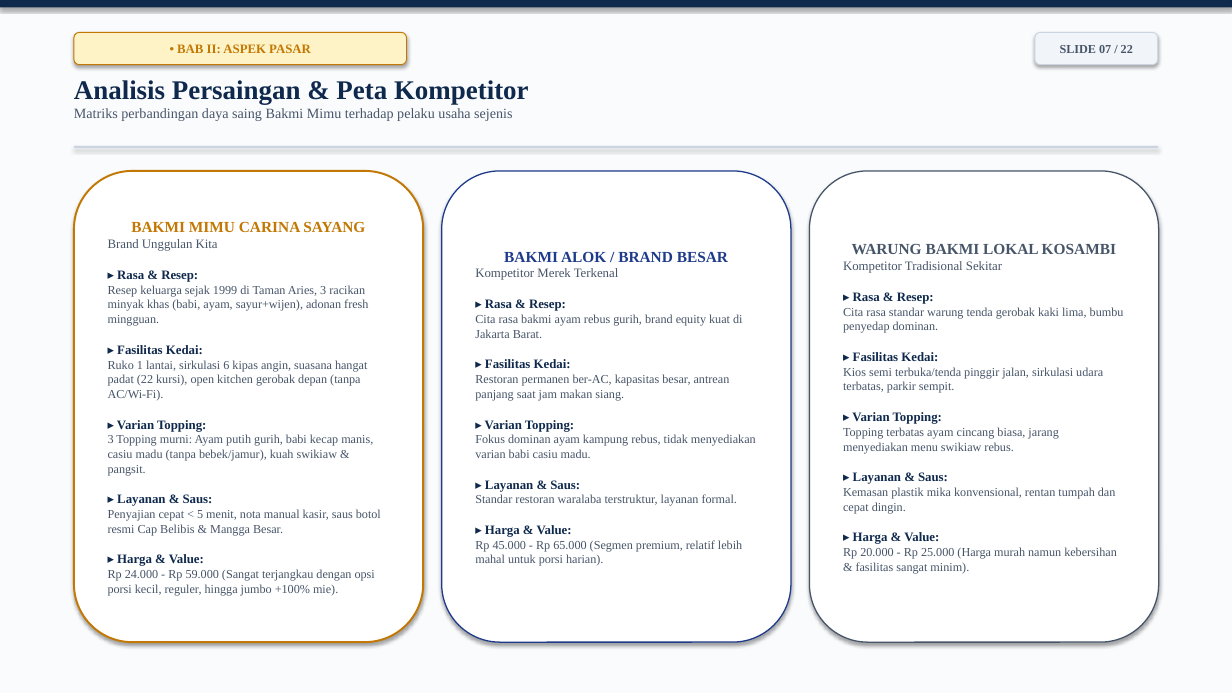
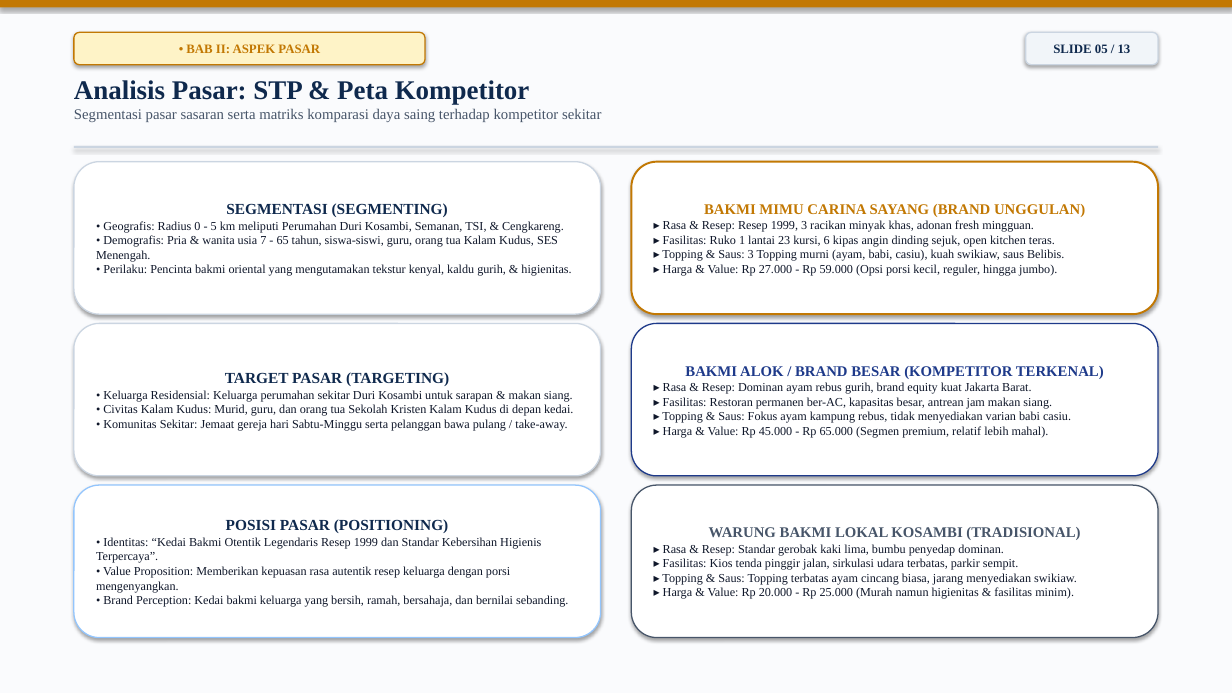
Before and after one commit to arthurfreelanceinquiries-alt/SKB-Bakmi-Mimu, a slide deck: slide 5 of naskah utama/Presentasi_SKB_Bakmi_Mimu_Carina_Sayang.pptx (slide 7 before the commit). Drawn at 1232x693 pixels with LibreOffice and Linux fonts; fonts in the diff are those of the drawing. Boxes give left, top, right and bottom in pixels: in the first picture for what was removed or moved away, otherwise in the second. Text is boxed around its words. In the diff, an @@ line names an element or a change of style, - is before the commit and + after.

```diff
--- a/naskah utama/Presentasi_SKB_Bakmi_Mimu_Carina_Sayang.pptx
+++ b/naskah utama/Presentasi_SKB_Bakmi_Mimu_Carina_Sayang.pptx
@@ rectangle at (0,0,1232,7): fill #0F294D to #C27803 @@
@@ rounded rectangle "• BAB II: ASPEK PASAR": place and size @@
-rounded rectangle "• BAB II: ASPEK PASAR" at (74,32,407,65)
+rounded rectangle "• BAB II: ASPEK PASAR" at (74,32,425,65)
@@ rounded rectangle "• BAB II: ASPEK PASAR" at (74,32,425,65): outline #C27803 0.75 pt to #C27803 1 pt @@
@@ rounded rectangle "SLIDE 05 / 13": place and size @@
-rounded rectangle "SLIDE 05 / 13" at (1035,32,1158,65)
+rounded rectangle "SLIDE 05 / 13" at (1026,32,1158,65)
@@ rounded rectangle "SLIDE 05 / 13" at (1026,32,1158,65): outline #CBD5E1 0.75 pt to #CBD5E1 1 pt @@
@@ text in rounded rectangle at (1053,44,1131,53): text changed; size 9.5 to 10 pt; text colour #475569 to #0F294D @@
-SLIDE 07 / 22
+SLIDE 05 / 13
@@ text at (74,80,601,122): text changed; size 11 to 11.5 pt @@
-Analisis Persaingan & Peta Kompetitor
-Matriks perbandingan daya saing Bakmi Mimu terhadap pelaku usaha sejenis
+Analisis Pasar: STP & Peta Kompetitor
+Segmentasi pasar sasaran serta matriks komparasi daya saing terhadap kompetitor sekitar
@@ rounded rectangle "SEGMENTASI (SEGMENTING)": place and size @@
-rounded rectangle "SEGMENTASI (SEGMENTING)" at (74,171,423,642)
+rounded rectangle "SEGMENTASI (SEGMENTING)" at (74,162,601,314)
@@ rounded rectangle "SEGMENTASI (SEGMENTING)" at (74,162,601,314): outline #C27803 1.5 pt to #CBD5E1 1 pt @@
@@ rounded rectangle added at (631,162,1158,314), fill #FFFFFF, outline #C27803 1.5 pt, 9.5 pt, text #0F172A @@
+BAKMI MIMU CARINA SAYANG (BRAND UNGGULAN)
+▸ Rasa & Resep: Resep 1999, 3 racikan minyak khas, adonan fresh mingguan.
+▸ Fasilitas: Ruko 1 lantai 23 kursi, 6 kipas angin dinding sejuk, open kitchen teras.
+▸ Topping & Saus: 3 Topping murni (ayam, babi, casiu), kuah swikiaw, saus Belibis.
+▸ Harga & Value: Rp 27.000 - Rp 59.000 (Opsi porsi kecil, reguler, hingga jumbo).
@@ text in rounded rectangle at (96,203,571,276): text changed; text colour #475569 to #0F172A @@
-BAKMI MIMU CARINA SAYANG
-Brand Unggulan Kita
-▸ Rasa & Resep:
-Resep keluarga sejak 1999 di Taman Aries, 3 racikan minyak khas (babi, ayam, sayur+wijen), adonan fresh mingguan.
-▸ Fasilitas Kedai:
-Ruko 1 lantai, sirkulasi 6 kipas angin, suasana hangat padat (22 kursi), open kitchen gerobak depan (tanpa AC/Wi-Fi).
-▸ Varian Topping:
-3 Topping murni: Ayam putih gurih, babi kecap manis, casiu madu (tanpa bebek/jamur), kuah swikiaw & pangsit.
-▸ Layanan & Saus:
-Penyajian cepat < 5 menit, nota manual kasir, saus botol resmi Cap Belibis & Mangga Besar.
-▸ Harga & Value:
-Rp 24.000 - Rp 59.000 (Sangat terjangkau dengan opsi porsi kecil, reguler, hingga jumbo +100% mie).
+SEGMENTASI (SEGMENTING)
+• Geografis: Radius 0 - 5 km meliputi Perumahan Duri Kosambi, Semanan, TSI, & Cengkareng.
+• Demografis: Pria & wanita usia 7 - 65 tahun, siswa-siswi, guru, orang tua Kalam Kudus, SES Menengah.
+• Perilaku: Pencinta bakmi oriental yang mengutamakan tekstur kenyal, kaldu gurih, & higienitas.
@@ rounded rectangle added at (74,323,601,476), fill #FFFFFF, outline #CBD5E1 1 pt, 9.5 pt, text #0F172A @@
+TARGET PASAR (TARGETING)
+• Keluarga Residensial: Keluarga perumahan sekitar Duri Kosambi untuk sarapan & makan siang.
+• Civitas Kalam Kudus: Murid, guru, dan orang tua Sekolah Kristen Kalam Kudus di depan kedai.
+• Komunitas Sekitar: Jemaat gereja hari Sabtu-Minggu serta pelanggan bawa pulang / take-away.
@@ rounded rectangle "BAKMI ALOK / BRAND BESAR ...": place and size @@
-rounded rectangle "BAKMI ALOK / BRAND BESAR ..." at (442,171,791,642)
+rounded rectangle "BAKMI ALOK / BRAND BESAR ..." at (631,323,1158,476)
@@ text in rounded rectangle at (662,366,1104,437): text changed; text colour #475569 to #0F172A @@
-BAKMI ALOK / BRAND BESAR
-Kompetitor Merek Terkenal
-▸ Rasa & Resep:
-Cita rasa bakmi ayam rebus gurih, brand equity kuat di Jakarta Barat.
-▸ Fasilitas Kedai:
-Restoran permanen ber-AC, kapasitas besar, antrean panjang saat jam makan siang.
-▸ Varian Topping:
-Fokus dominan ayam kampung rebus, tidak menyediakan varian babi casiu madu.
-▸ Layanan & Saus:
-Standar restoran waralaba terstruktur, layanan formal.
-▸ Harga & Value:
-Rp 45.000 - Rp 65.000 (Segmen premium, relatif lebih mahal untuk porsi harian).
+BAKMI ALOK / BRAND BESAR (KOMPETITOR TERKENAL)
+▸ Rasa & Resep: Dominan ayam rebus gurih, brand equity kuat Jakarta Barat.
+▸ Fasilitas: Restoran permanen ber-AC, kapasitas besar, antrean jam makan siang.
+▸ Topping & Saus: Fokus ayam kampung rebus, tidak menyediakan varian babi casiu.
+▸ Harga & Value: Rp 45.000 - Rp 65.000 (Segmen premium, relatif lebih mahal).
@@ rounded rectangle added at (74,485,601,638), fill #FFFFFF, outline #93C5FD 1 pt, 9.5 pt, text #0F172A @@
+POSISI PASAR (POSITIONING)
+• Identitas: “Kedai Bakmi Otentik Legendaris Resep 1999 dan Standar Kebersihan Higienis Terpercaya”.
+• Value Proposition: Memberikan kepuasan rasa autentik resep keluarga dengan porsi mengenyangkan.
+• Brand Perception: Kedai bakmi keluarga yang bersih, ramah, bersahaja, dan bernilai sebanding.
@@ rounded rectangle "WARUNG BAKMI LOKAL KOSAMBI (TRADISIONAL)": place and size @@
-rounded rectangle "WARUNG BAKMI LOKAL KOSAMBI (TRADISIONAL)" at (810,171,1159,642)
+rounded rectangle "WARUNG BAKMI LOKAL KOSAMBI (TRADISIONAL)" at (631,485,1158,638)
@@ text in rounded rectangle at (662,527,1080,599): text changed; text colour #475569 to #0F172A @@
-WARUNG BAKMI LOKAL KOSAMBI
-Kompetitor Tradisional Sekitar
-▸ Rasa & Resep:
-Cita rasa standar warung tenda gerobak kaki lima, bumbu penyedap dominan.
-▸ Fasilitas Kedai:
-Kios semi terbuka/tenda pinggir jalan, sirkulasi udara terbatas, parkir sempit.
-▸ Varian Topping:
-Topping terbatas ayam cincang biasa, jarang menyediakan menu swikiaw rebus.
-▸ Layanan & Saus:
-Kemasan plastik mika konvensional, rentan tumpah dan cepat dingin.
-▸ Harga & Value:
-Rp 20.000 - Rp 25.000 (Harga murah namun kebersihan & fasilitas sangat minim).
+WARUNG BAKMI LOKAL KOSAMBI (TRADISIONAL)
+▸ Rasa & Resep: Standar gerobak kaki lima, bumbu penyedap dominan.
+▸ Fasilitas: Kios tenda pinggir jalan, sirkulasi udara terbatas, parkir sempit.
+▸ Topping & Saus: Topping terbatas ayam cincang biasa, jarang menyediakan swikiaw.
+▸ Harga & Value: Rp 20.000 - Rp 25.000 (Murah namun higienitas & fasilitas minim).
```
Also in this commit, not shown: 11 other slides changed, 1 slide added, 10 slides removed, 3 other files.
